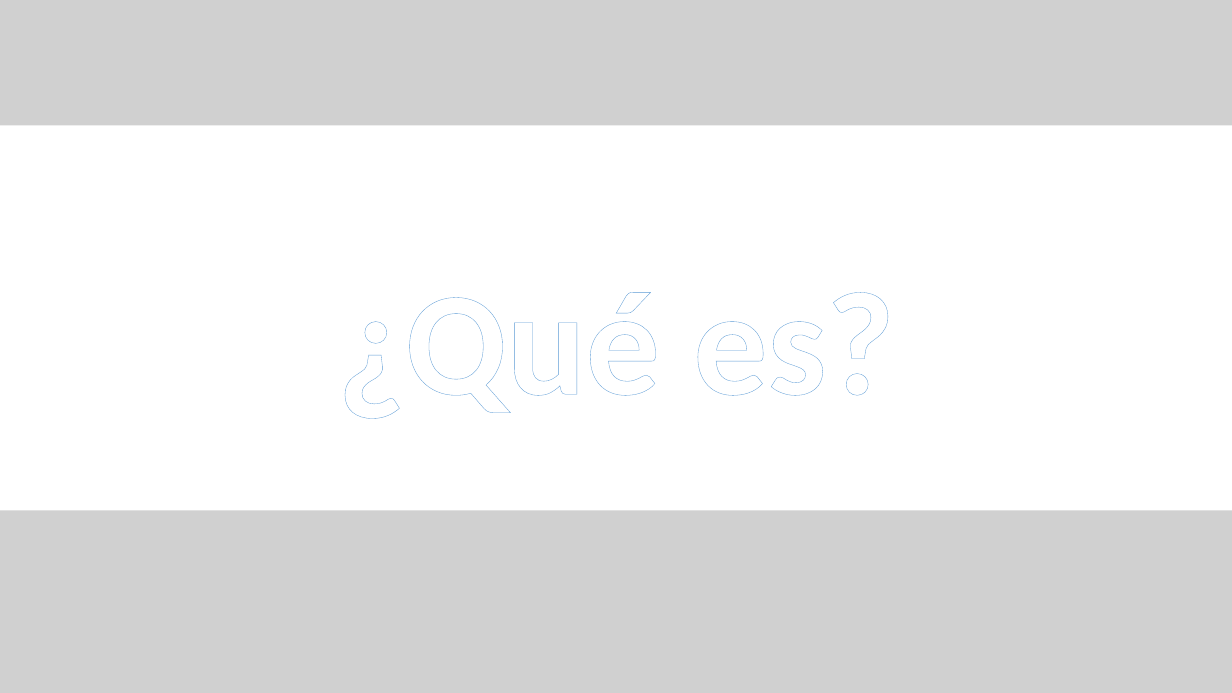
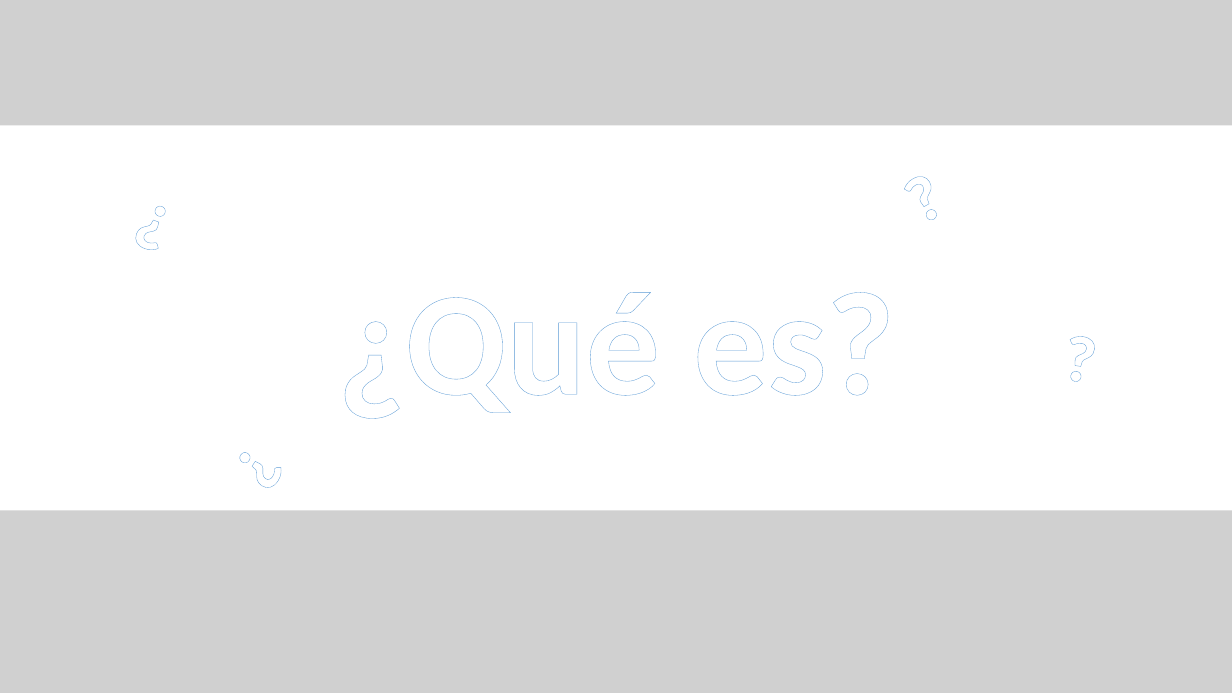
Before and after one commit to CBujeda/TFG-PROYECT-Nine_Image_Board, a slide deck: slide 3 of Documentation/presentación/NIB 0.1.1 - PRESENTATION .pptx. Drawn at 1232x693 pixels with LibreOffice and Linux fonts; fonts in the diff are those of the drawing; grey boxes stand for pictures. Boxes give left, top, right and bottom in pixels: in the first picture for what was removed or moved away, otherwise in the second. Text is boxed around its words. In the diff, an @@ line names an element or a change of style, - is before the commit and + after.

```diff
--- a/Documentation/presentación/NIB 0.1.1 - PRESENTATION .pptx
+++ b/Documentation/presentación/NIB 0.1.1 - PRESENTATION .pptx
@@ text added at (x1=118, y1=160, x2=198, y2=265), 54 pt, text pattern #9DC3E6 on #FFFFFF, bold @@
+¿
@@ text added at (x1=887, y1=159, x2=977, y2=265), 54 pt, text pattern #9DC3E6 on #FFFFFF, bold @@
+¿
@@ text added at (x1=1046, y1=325, x2=1110, y2=425), 54 pt, text pattern #9DC3E6 on #FFFFFF, bold @@
+¿
@@ text added at (x1=192, y1=414, x2=298, y2=507), 54 pt, text pattern #9DC3E6 on #FFFFFF, bold @@
+¿
```
Also in this commit, not shown: 4 other slides changed, 5 other files.
